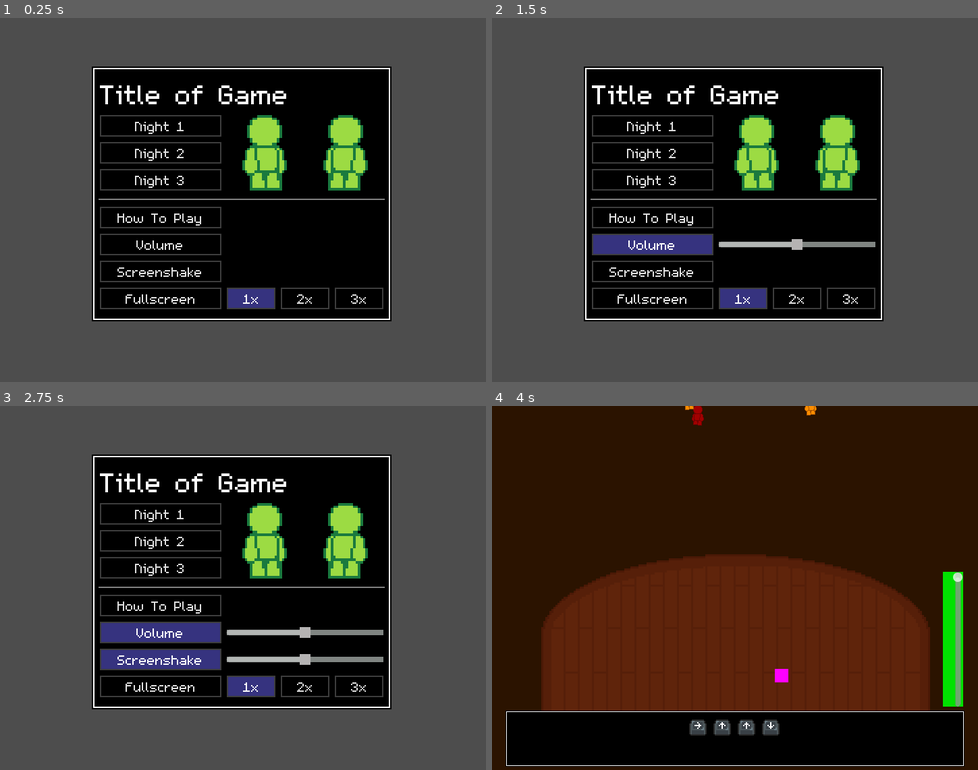
Above: before the commit, frames 1-4 (two rows, left to right).
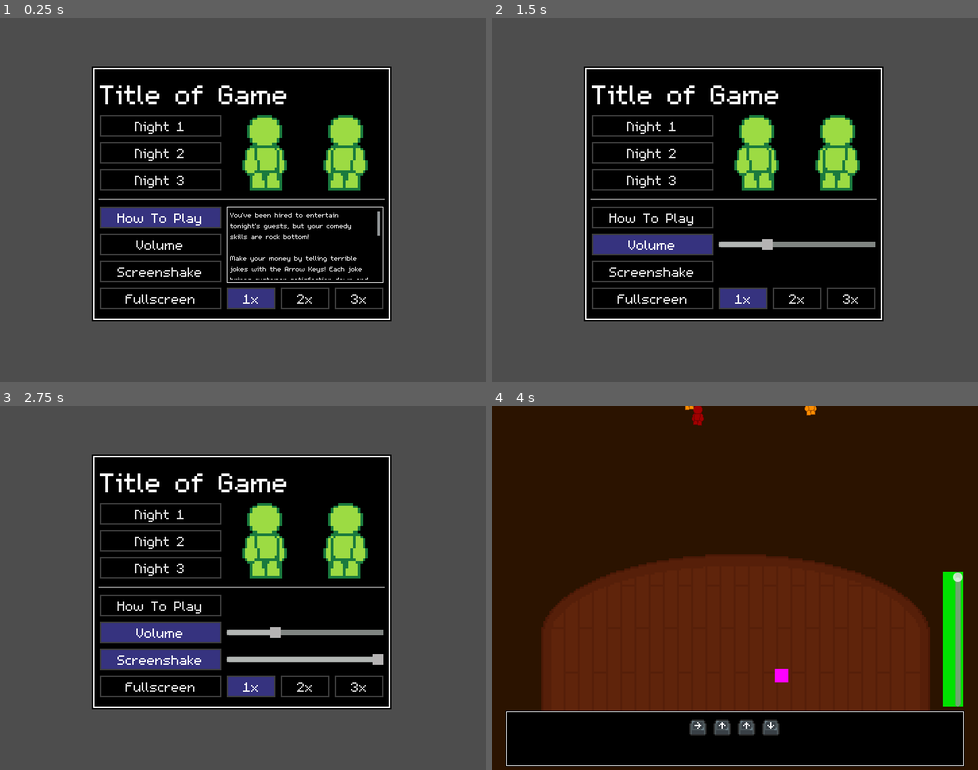
Above: after the commit, the same moments.

Repository: InRe-Dan/MiniJameGam34
Game: Godot game, scene res://menus/main_menu.tscn
The game is run twice, just before and just after one commit, with the same random seed, the same clock (stepped at 60 frames per second) and the same inputs.
Inputs:
- Up to frame 1 (0.25 s): no input
- Up to frame 2 (1.5 s): click "How To Play" at 0.5 s; click "Volume" at 1.25 s
- Up to frame 3 (2.75 s): click "Screenshake" at 2 s
- Up to frame 4 (4 s): click "Night 1" at 2.75 s; tap Enter at 3.5 s; hold D (move_right) from 3.53 s (still down)

The runs differ from the first frame. In frame 1, 1.9% of the frame differs, in the area x 20-79%, y 51-73%; in frame 2, 0.2%; in frame 3, 0.5%; in frame 4, nothing differs.

Commit message:
Main menu functionality complete

Diff:
--- a/Globals.gd
+++ b/Globals.gd
@@ -7,6 +7,7 @@
 var time_slowed: bool = false
 var level_reached = 3
 var current_level
+var screen_shake : float = 0
 
 # Game difficulty parameters ====================================
 ## Number of QTE keypresses required per character in a joke
--- a/menus/main_menu.gd
+++ b/menus/main_menu.gd
@@ -3,6 +3,7 @@
 @onready var start : Button = %Start
 @onready var level2 : Button = %Night2
 @onready var level3 : Button = %Night3
+@onready var guide : Button = %Guide
 @onready var vol_button : Button = %Volume
 @onready var vol_slider : HSlider = %Volumeslider
 @onready var screen_button : Button = %Screenshake
@@ -18,6 +19,8 @@
 		level2.disabled = false
 	if Globals.level_reached > 2:
 		level3.disabled = false
+	vol_slider.value = 0.3
+	screen_slider.value = 1.0
 
 func _on_start_pressed() -> void:
 	Globals.setup_level_1()
@@ -33,21 +36,21 @@
 	get_tree().change_scene_to_file("res://Main/main.tscn")
 
 func _on_volumeslider_changed() -> void:
-	# TODO
-	pass # Replace with function body.
-
+	AudioServer.set_bus_volume_db(0, linear_to_db(vol_slider.value))
 
 func _on_screenshake_toggled(toggled_on: bool) -> void:
 	screen_slider.visible = toggled_on
+	if toggled_on:
+		guide.button_pressed = false
 
 
 func _on_volume_toggled(toggled_on: bool) -> void:
 	vol_slider.visible = toggled_on
-
+	if toggled_on:
+		guide.button_pressed = false
 
 func _on_screenslider_changed() -> void:
-	# TODO
-	pass # Replace with function body.
+	Globals.screen_shake = screen_slider.value
 
 func _on_fullscreen_toggled(toggled_on: bool) -> void:
 	if toggled_on:
@@ -64,3 +67,9 @@
 	if toggled_on:
 		DisplayServer.window_set_mode(DisplayServer.WINDOW_MODE_WINDOWED)
 		get_viewport().size = (base_size * 3)
+
+func _on_guide_toggled(toggled_on: bool) -> void:
+	$PanelContainer.visible = toggled_on
+	if toggled_on:
+		vol_button.button_pressed = false
+		screen_button.button_pressed = false
--- a/menus/main_menu.tscn
+++ b/menus/main_menu.tscn
@@ -91,10 +91,13 @@
 layout_mode = 2
 
 [node name="Guide" type="Button" parent="HBoxContainer/PanelContainer/MarginContainer/HBoxContainer"]
-custom_minimum_size = Vector2(90, 0)
-layout_mode = 2
-size_flags_horizontal = 0
-focus_mode = 0
+unique_name_in_owner = true
+custom_minimum_size = Vector2(90, 0)
+layout_mode = 2
+size_flags_horizontal = 0
+focus_mode = 0
+toggle_mode = true
+button_pressed = true
 text = "How To Play
 "
 
@@ -117,7 +120,9 @@
 layout_mode = 2
 size_flags_horizontal = 3
 size_flags_vertical = 4
-value = 50.0
+max_value = 1.0
+step = 0.0
+value = 1.0
 
 [node name="HBoxContainer2" type="HBoxContainer" parent="HBoxContainer/PanelContainer/MarginContainer/HBoxContainer"]
 layout_mode = 2
@@ -138,7 +143,9 @@
 layout_mode = 2
 size_flags_horizontal = 3
 size_flags_vertical = 4
-value = 50.0
+max_value = 1.0
+step = 0.0
+value = 1.0
 
 [node name="HBoxContainer4" type="HBoxContainer" parent="HBoxContainer/PanelContainer/MarginContainer/HBoxContainer"]
 layout_mode = 2
@@ -184,10 +191,39 @@
 toggle_mode = true
 button_group = SubResource("ButtonGroup_ny88f")
 text = "3x"
+
+[node name="PanelContainer" type="PanelContainer" parent="."]
+layout_mode = 0
+offset_left = 335.0
+offset_top = 279.0
+offset_right = 569.0
+offset_bottom = 394.0
+
+[node name="MarginContainer" type="MarginContainer" parent="PanelContainer"]
+layout_mode = 2
+
+[node name="ScrollContainer" type="ScrollContainer" parent="PanelContainer/MarginContainer"]
+layout_mode = 2
+horizontal_scroll_mode = 0
+vertical_scroll_mode = 2
+
+[node name="Label" type="Label" parent="PanelContainer/MarginContainer/ScrollContainer"]
+custom_minimum_size = Vector2(210, 0)
+layout_mode = 2
+size_flags_vertical = 1
+text = "You've been hired to entertain tonight's guests, but your comedy skills are rock bottom!
+
+Make your money by telling terrible jokes with the Arrow Keys! Each joke brings customer satisfaction down and tomato sales up!
+
+Avoid the crowd's violent reactions with WASD and try to bring their satisfaction all the way down each night.
+
+Some items have beneficial effects! The clock will slow down time and allow you to deliver your joke without fear of being hit."
+autowrap_mode = 2
 
 [connection signal="pressed" from="HBoxContainer/PanelContainer/MarginContainer/HBoxContainer/HBoxContainer3/VBoxContainer/Start" to="." method="_on_start_pressed"]
 [connection signal="pressed" from="HBoxContainer/PanelContainer/MarginContainer/HBoxContainer/HBoxContainer3/VBoxContainer/Night2" to="." method="_on_night_2_pressed"]
 [connection signal="pressed" from="HBoxContainer/PanelContainer/MarginContainer/HBoxContainer/HBoxContainer3/VBoxContainer/Night3" to="." method="_on_night_3_pressed"]
+[connection signal="toggled" from="HBoxContainer/PanelContainer/MarginContainer/HBoxContainer/Guide" to="." method="_on_guide_toggled"]
 [connection signal="toggled" from="HBoxContainer/PanelContainer/MarginContainer/HBoxContainer/HBoxContainer/Volume" to="." method="_on_volume_toggled"]
 [connection signal="changed" from="HBoxContainer/PanelContainer/MarginContainer/HBoxContainer/HBoxContainer/Volumeslider" to="." method="_on_volumeslider_changed"]
 [connection signal="toggled" from="HBoxContainer/PanelContainer/MarginContainer/HBoxContainer/HBoxContainer2/Screenshake" to="." method="_on_screenshake_toggled"]
